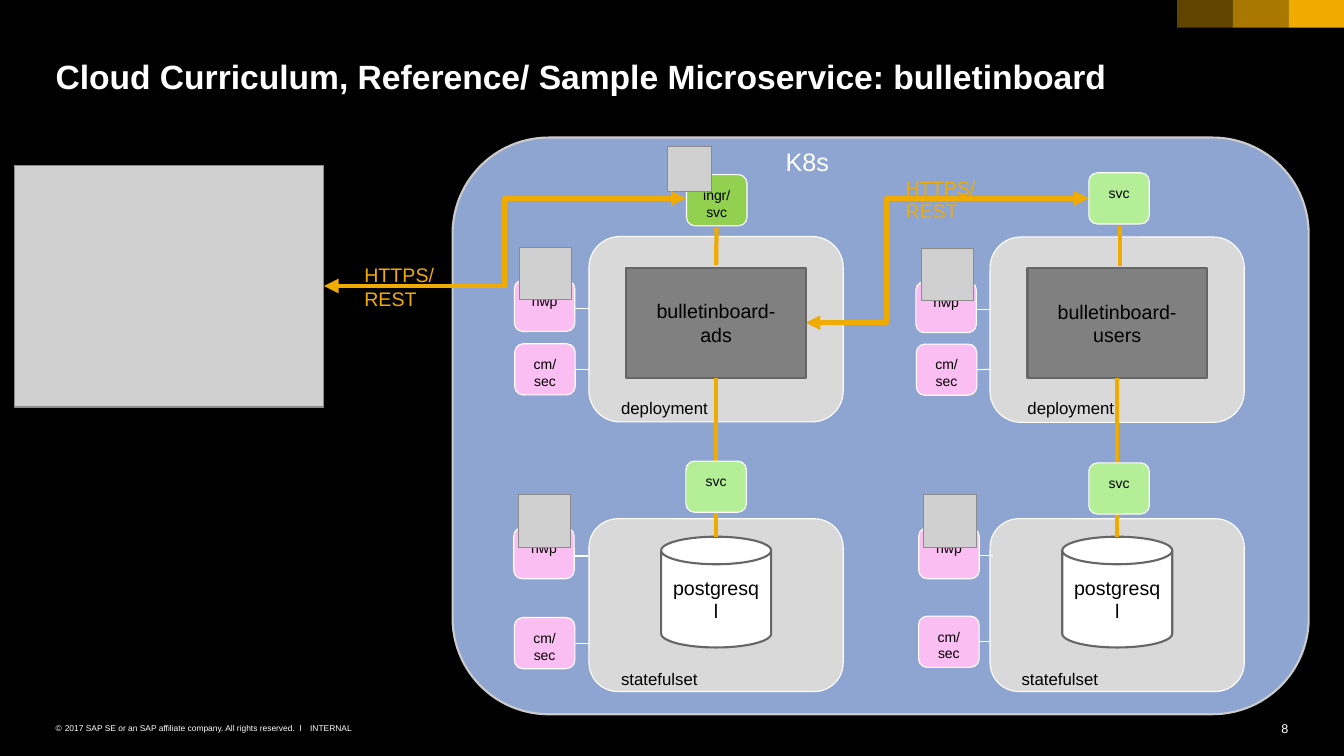
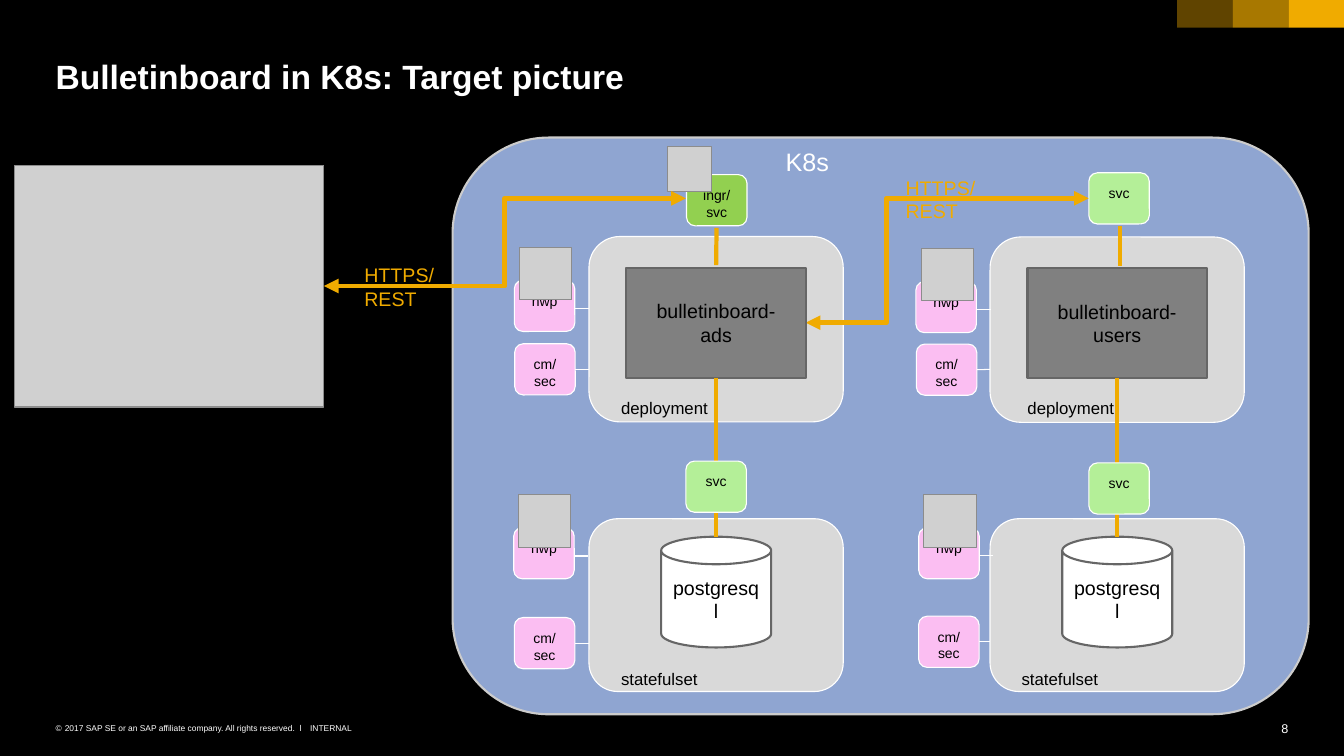
Before and after one commit to cuijiyao01/docker-k8s-training, a slide deck: slide 8 of kubernetes/k8s-bulletinboard/01_k8s-bulletinboard.pptx. Drawn at 1344x756 pixels with LibreOffice and Linux fonts; fonts in the diff are those of the drawing; grey boxes stand for pictures. Boxes give left, top, right and bottom in pixels: in the first picture for what was removed or moved away, otherwise in the second. Text is boxed around its words. In the diff, an @@ line names an element or a change of style, - is before the commit and + after.

```diff
--- a/kubernetes/k8s-bulletinboard/01_k8s-bulletinboard.pptx
+++ b/kubernetes/k8s-bulletinboard/01_k8s-bulletinboard.pptx
@@ title at <box>56,64,624,96</box>: text changed @@
-Cloud Curriculum, Reference/ Sample Microservice: bulletinboard
+Bulletinboard in K8s: Target picture
```
Also in this commit, not shown: 4 other slides changed.
